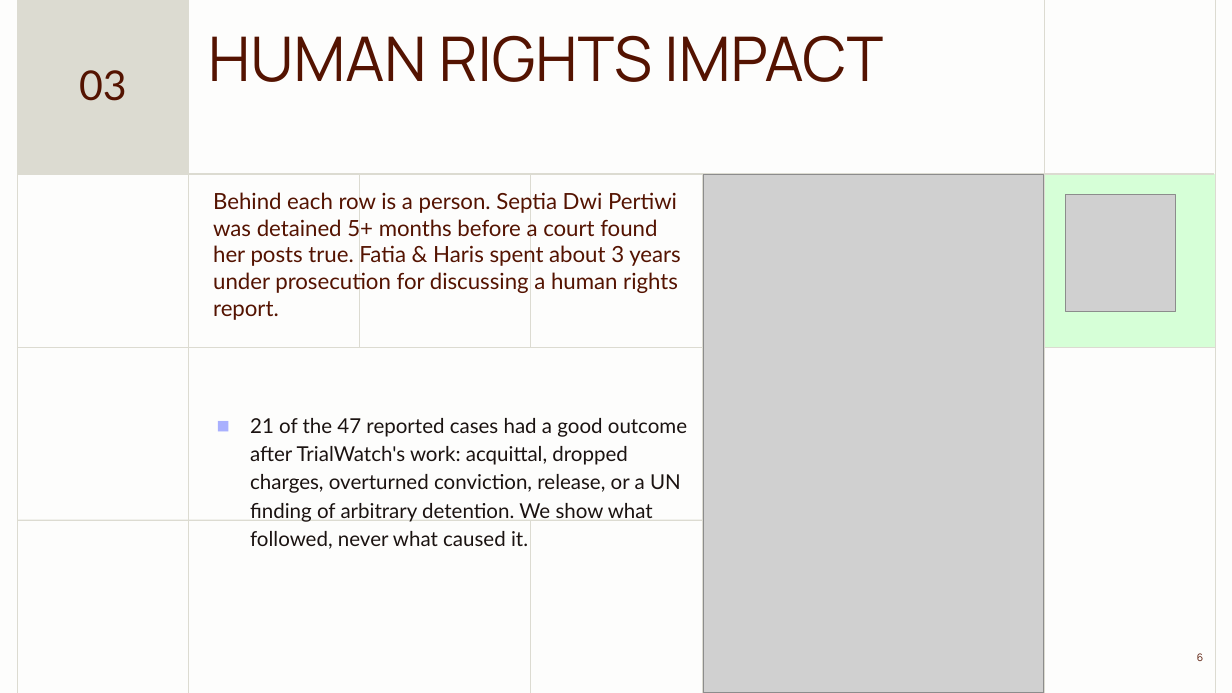
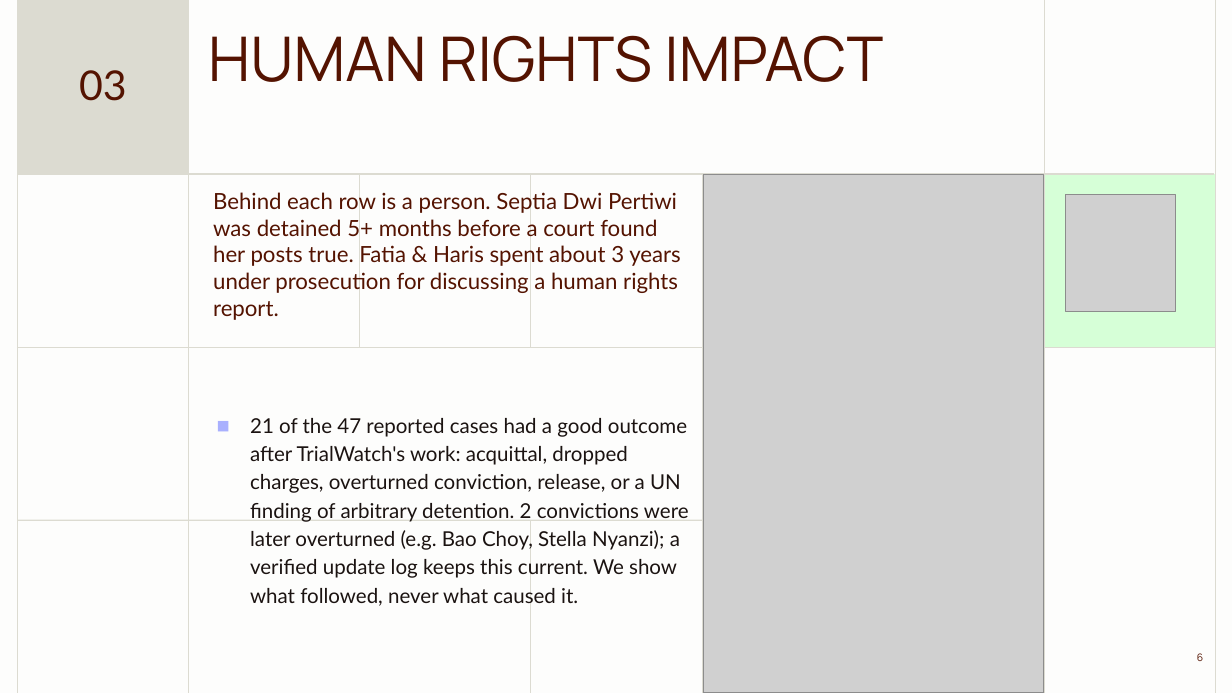
Before and after one commit to valentinasilva8/fairtrial-ai-hackathon, a slide deck: slide 6 of pitch/Precedent_and_Practice.pptx. Drawn at 1232x693 pixels with LibreOffice and Linux fonts; fonts in the diff are those of the drawing; grey boxes stand for pictures. Boxes give left, top, right and bottom in pixels: in the first picture for what was removed or moved away, otherwise in the second. Text is boxed around its words. In the diff, an @@ line names an element or a change of style, - is before the commit and + after.

Commit message:
Deck: overturned convictions on the impact slide

```diff
--- a/pitch/Precedent_and_Practice.pptx
+++ b/pitch/Precedent_and_Practice.pptx
@@ subtitle at (250, 418, 689, 608): text changed @@
-◼ 21 of the 47 reported cases had a good outcome after TrialWatch's work: acquittal, dropped charges, overturned conviction, release, or a UN finding of arbitrary detention. We show what followed, never what caused it.
+◼ 21 of the 47 reported cases had a good outcome after TrialWatch's work: acquittal, dropped charges, overturned conviction, release, or a UN finding of arbitrary detention. 2 convictions were later overturned (e.g. Bao Choy, Stella Nyanzi); a verified update log keeps this current. We show what followed, never what caused it.
```
Also in this commit, not shown: 1 other slide changed, 1 other file.
